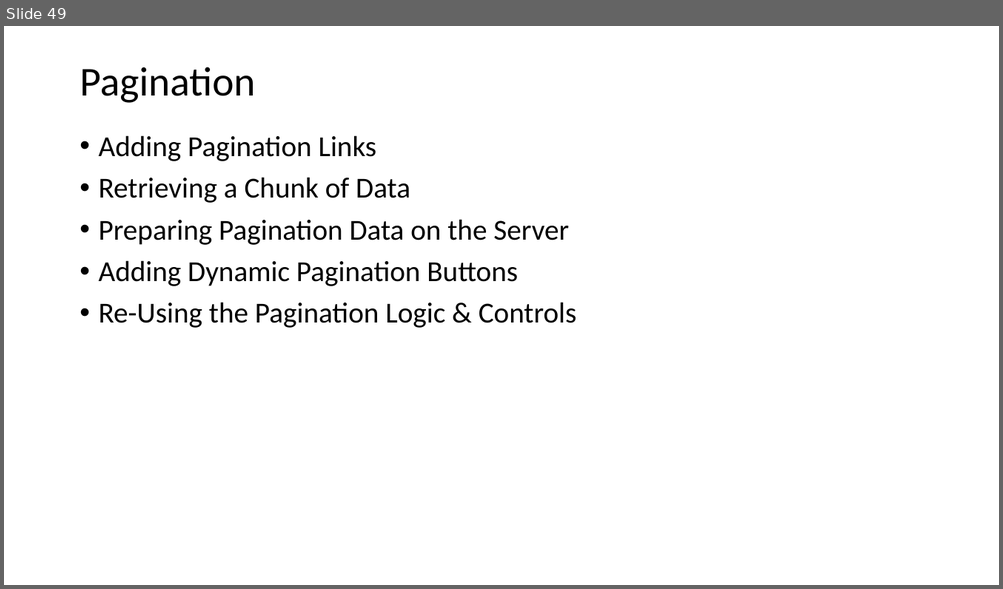
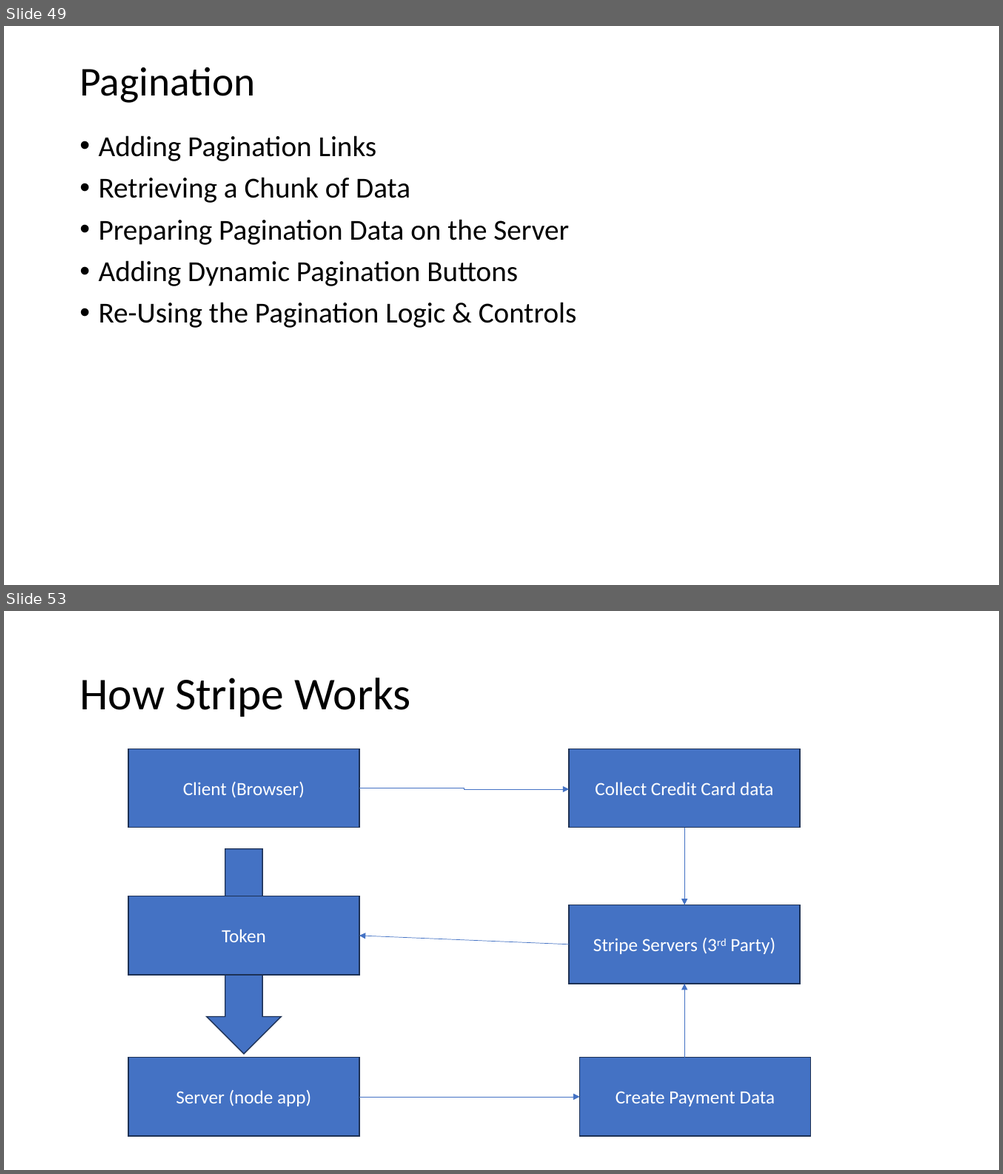
Before and after one commit to PiyushChaturvedii/Batch04, a slide deck: Database.pptx. Shown one above the other, each under a label of ours: slide 49 before the commit, slides 49 and 53 after it; the slides between them are not shown. The pictures are 1003x589 and 1003x1174 pixels, drawn with LibreOffice and Linux fonts; fonts in the diff are those of the drawing. Boxes give left, top, right and bottom in pixels: in the first picture for what was removed or moved away, otherwise in the second. Text is boxed around its words. In the diff, an @@ line names an element or a change of style, - is before the commit and + after.

```diff
--- a/Database.pptx
+++ b/Database.pptx
@@ slide 53 added at (4, 611, 999, 1170), background #FFFFFF @@
@@ title added at (79, 678, 411, 717), 44 pt, text #000000 @@
+How Stripe Works
@@ rectangle added at (128, 749, 360, 828), fill #4472C4, outline #1E3256 1 pt, 18 pt, text #FFFFFF @@
+Client (Browser)
@@ rectangle added at (569, 749, 800, 828), fill #4472C4, outline #1E3256 1 pt, 18 pt, text #FFFFFF @@
+Collect Credit Card data
@@ elbow arrow added from (359, 789) to (569, 789), #4472C4 0.5 pt @@
@@ arrow added from (685, 827) to (685, 905), #4472C4 0.5 pt @@
@@ down arrow added at (206, 849, 281, 1054), fill #4472C4, outline #1E3256 1 pt @@
@@ rectangle added at (128, 897, 360, 976), fill #4472C4, outline #1E3256 1 pt, 18 pt, text #FFFFFF @@
+Token
@@ rectangle added at (569, 905, 800, 984), fill #4472C4, outline #1E3256 1 pt, 18 pt, text #FFFFFF @@
+Stripe Servers (3rd Party)
@@ arrow added from (569, 945) to (359, 936), #4472C4 0.5 pt @@
@@ arrow added from (685, 1058) to (685, 984), #4472C4 0.5 pt @@
@@ rectangle added at (128, 1058, 360, 1137), fill #4472C4, outline #1E3256 1 pt, 18 pt, text #FFFFFF @@
+Server (node app)
@@ rectangle added at (579, 1058, 811, 1137), fill #4472C4, outline #1E3256 1 pt, 18 pt, text #FFFFFF @@
+Create Payment Data
@@ arrow added from (359, 1097) to (579, 1097), #4472C4 0.5 pt @@
```
Also in this commit, not shown: 3 other slides added, 49 other files.
